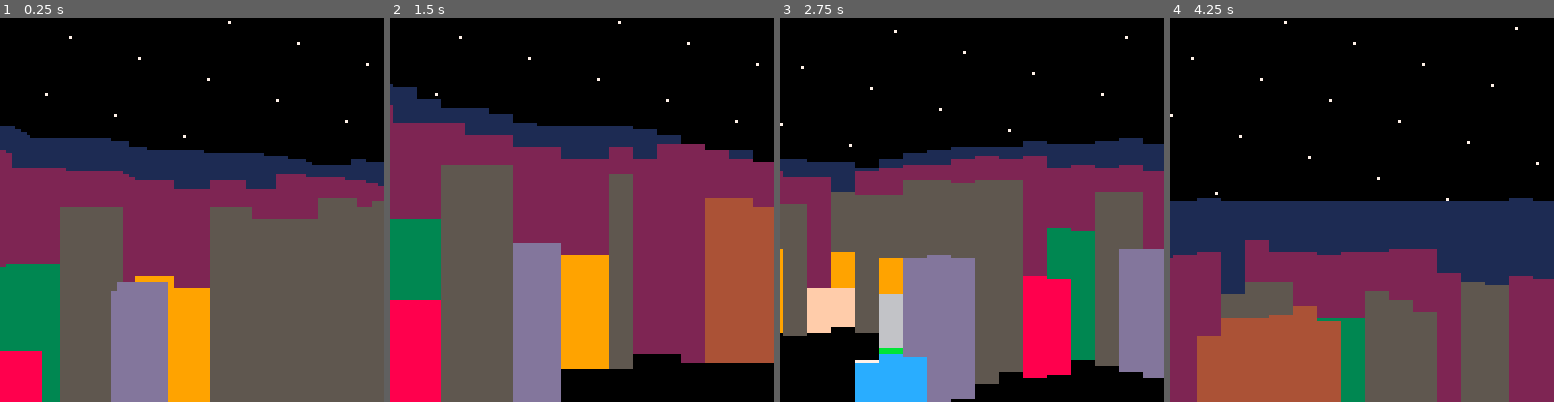
Above: before the commit, frames 1-4 (left to right).
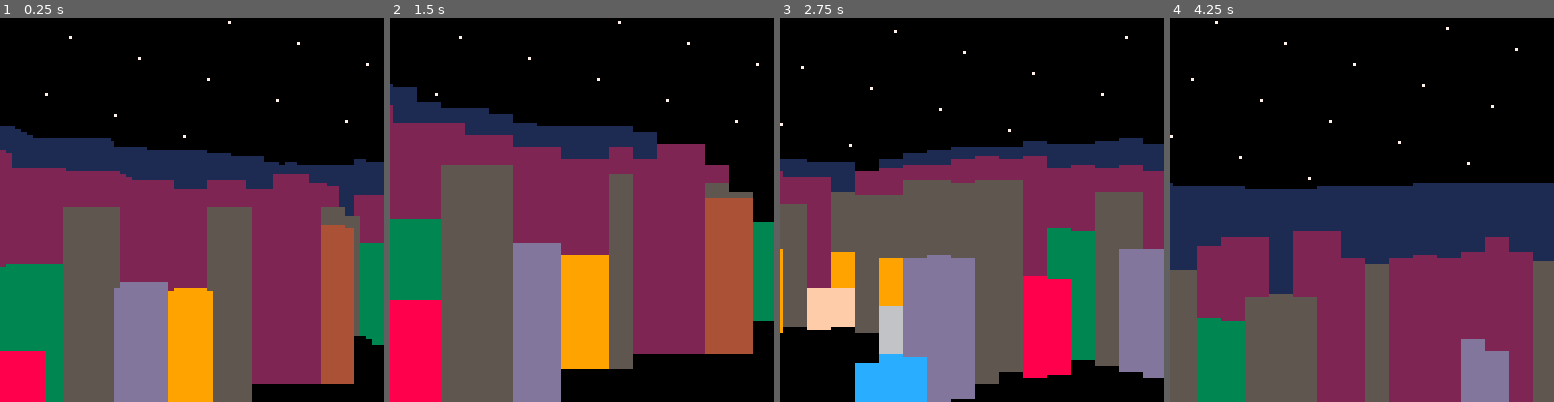
Above: after the commit, the same moments.

Repository: jcwilk/mandel3
Game: PICO-8 cartridge mandel3.p8
Two runs of this game, one before a commit and one after it. Both use one fixed random seed, a clock stepped at 60 frames per second and the inputs below.
Inputs:
- Up to frame 1 (0.25 s): no input
- Up to frame 2 (1.5 s): tap O (Z key) at 0.33, 0.7, 1.43 s; tap X (X key) at 1.07 s
- Up to frame 3 (2.75 s): hold Left 1.97-2.37 s; tap X (X key) at 2.07, 2.4, 2.73 s; tap O (Z key) at 2.22 s; hold Down from 2.42 s (still down)
- Up to frame 4 (4.25 s): release Down at 2.82 s; hold Right 2.87-3.53 s; tap X (X key) every 0.33 s from 3.07 to 4.07 s; tap O (Z key) at 3.1, 3.98 s; hold Up 3.58-4.08 s; hold Right from 4.13 s (still down)

The runs differ from the first frame. In frame 1, 19% of the frame differs, in the area x 7-100%, y 30-100%; in frame 2, 4.8%; in frame 3, 0.6%; in frame 4, 32%, in the area x 0-100%, y 0-100%.

Commit message:
Remove the blocker ratio stuff as it's very broken

Diff:
--- a/mandel3.p8
+++ b/mandel3.p8
@@ -248,19 +248,12 @@
       screeny = round(63.5 - pixels_from_center)
 
       if screeny < lowest_y then
-        blocker_ratio = relative_height / distance
-
         if relative_height > 0 then
           current_draw_distance=min(current_draw_distance,distance * (max_wall_height-player_height)/relative_height)
         end
 
         rectfill(screenx, lowest_y-1, screenx+draw_width-1, screeny, colors[1+flr((iterations/max_iterations)^2*15)])
         lowest_y = screeny
-      end
-
-      if blocker_ratio then
-        min_height = player_height + blocker_ratio * distance
-        current_max_iterations = max_iterations * (-1 * min_height / max_wall_height + 1)
       end
     end
 
